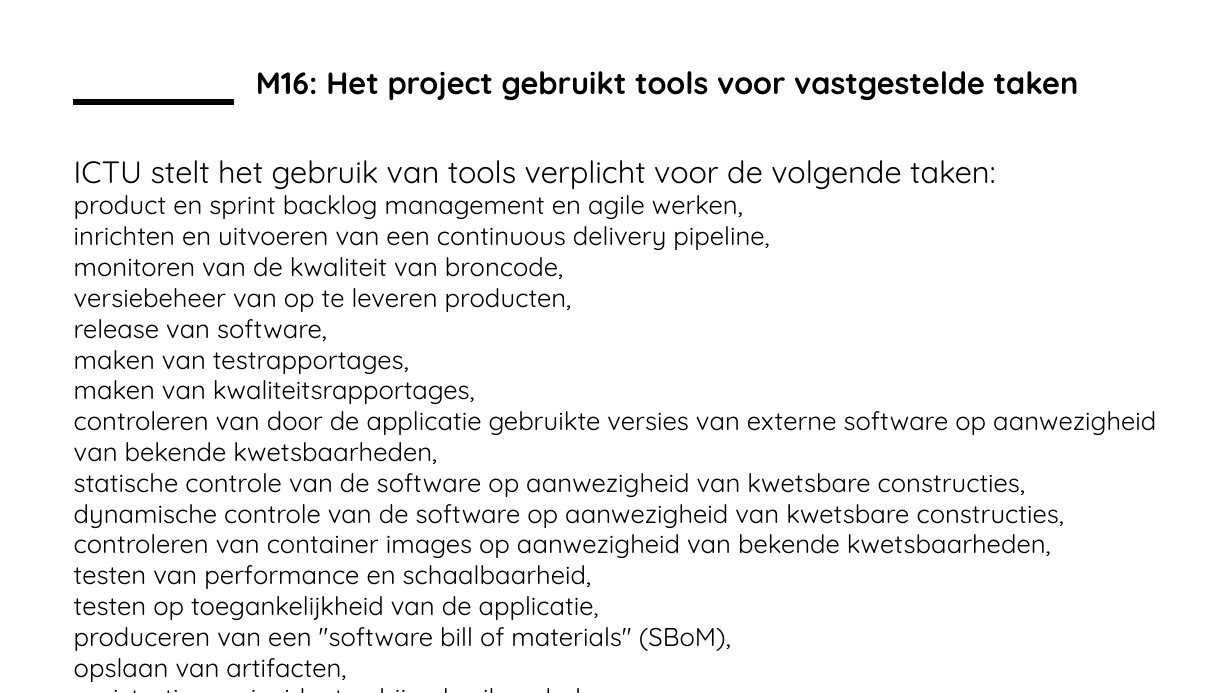
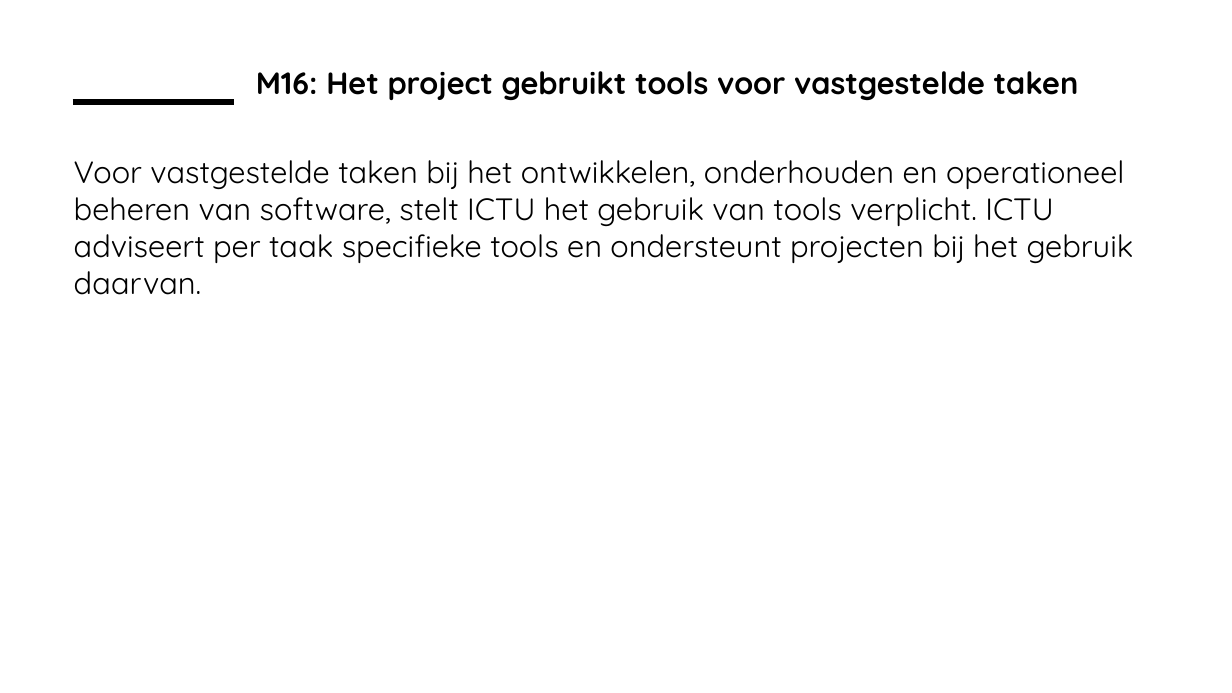
Before and after one commit to ICTU/Kwaliteitsaanpak, a slide deck: slide 12 of docs/wip/ICTU-Kwaliteitsaanpak.pptx. Drawn at 1232x693 pixels with LibreOffice and Linux fonts; fonts in the diff are those of the drawing; background and template pictures are left out. Boxes give left, top, right and bottom in pixels: in the first picture for what was removed or moved away, otherwise in the second. Text is boxed around its words. In the diff, an @@ line names an element or a change of style, - is before the commit and + after.

```diff
--- a/docs/wip/ICTU-Kwaliteitsaanpak.pptx
+++ b/docs/wip/ICTU-Kwaliteitsaanpak.pptx
@@ text at (74,160,1134,295): text changed; size 20 to 24 pt @@
-ICTU stelt het gebruik van tools verplicht voor de volgende taken:
-product en sprint backlog management en agile werken,
-inrichten en uitvoeren van een continuous delivery pipeline,
-monitoren van de kwaliteit van broncode,
-versiebeheer van op te leveren producten,
-release van software,
-maken van testrapportages,
-maken van kwaliteitsrapportages,
-controleren van door de applicatie gebruikte versies van externe software op aanwezigheid van bekende kwetsbaarheden,
-statische controle van de software op aanwezigheid van kwetsbare constructies,
-dynamische controle van de software op aanwezigheid van kwetsbare constructies,
-controleren van container images op aanwezigheid van bekende kwetsbaarheden,
-testen van performance en schaalbaarheid,
-testen op toegankelijkheid van de applicatie,
-produceren van een "software bill of materials" (SBoM),
-opslaan van artifacten,
-registratie van incidenten bij gebruik en beheer, en
-bij het uitvoeren van operationeel beheer; uitrollen van de software in de productieomgeving.
+Voor vastgestelde taken bij het ontwikkelen, onderhouden en operationeel beheren van software, stelt ICTU het gebruik van tools verplicht. ICTU adviseert per taak specifieke tools en ondersteunt projecten bij het gebruik daarvan.
```
Also in this commit, not shown: 26 other files.
